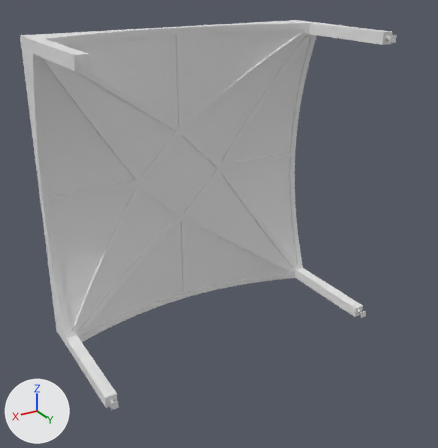
The OBJ model data/fabrication/model_0_fab.obj: old version first, new version second.
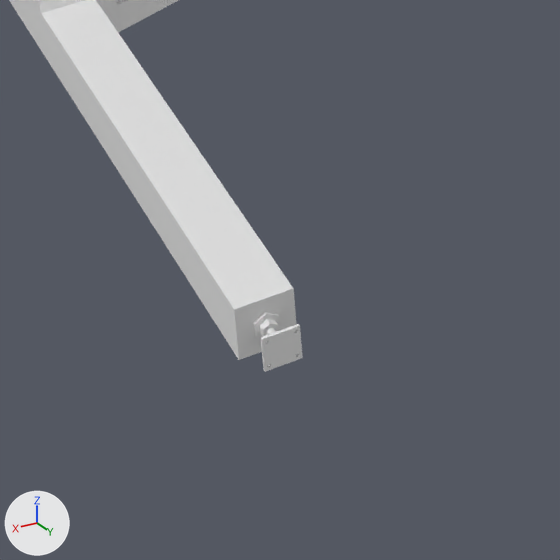
The first picture shows the older version from a camera (50 mm lens) standing at (5682.0, 8163.0, 4148.0) and looking at (128.0, -1094.0, -481.0). The close-ups show the older and then the newer version on the part from 13% to 39% of the width and 75% to 100% of the height of that picture. Only the edits that show in the close-ups are written down. Arrows for +X, +Y and +Z are at lower left; the lights stay in place. Where no turn or scale is listed for an object, it has been applied to the vertices.

Script lines for the objects in view, before the commit:
```python
me_column_1 = bpy.data.meshes.new('column_1')
me_column_1.from_pydata(...)  # 307 vertices, 626 faces; spans x 2677.0..3000.0, y -3000.0..-150.0, z -3000.0..-2677.0
# before: 0 (3000.0, -150.0, -3000.0) at pixel (238, 360), 201 (2780.0, -150.0, -3000.0), 252 (3000.0, -150.0, -2780.0) at pixel (234, 309), 303 (2780.0, -150.0, -2780.0) at pixel (293, 288)
me_outer_ribs_1_1 = bpy.data.meshes.new('outer_ribs_1_1')
me_outer_ribs_1_1.from_pydata(...)  # 173 vertices, 246 faces; spans x 0.0..2780.0, y -3000.0..-2305.0, z -3000.0..-2900.0
me_support_1 = bpy.data.meshes.new('support_1')
me_support_1.from_pydata(...)  # 104 vertices, 220 faces; spans x 2820.0..2960.0, y -150.0..0.0, z -2960.0..-2820.0
ob_column_1 = bpy.data.objects.new('column_1', me_column_1)
ob_column_1.location = (0.0, 0.0, 0.0)
ob_outer_ribs_1_1 = bpy.data.objects.new('outer_ribs_1_1', me_outer_ribs_1_1)
ob_outer_ribs_1_1.location = (0.0, 0.0, 0.0)
ob_support_1 = bpy.data.objects.new('support_1', me_support_1)
ob_support_1.location = (0.0, 0.0, 0.0)
```
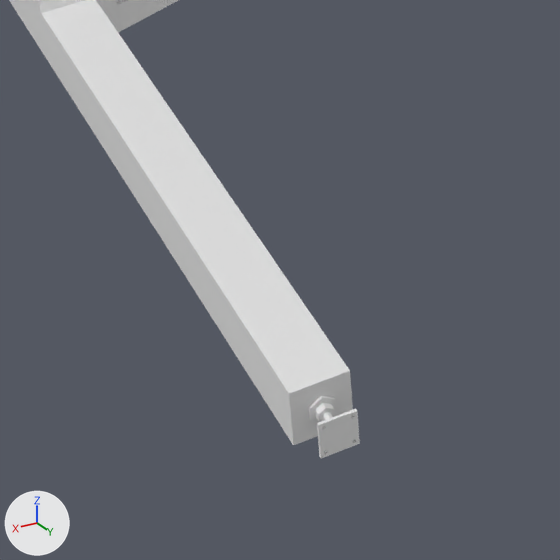
The newer file is also turned or shifted as a whole; pictures and numbers use the older file's frame.

What differs and where, as boxes [x1, y1, x2, y2] in the close-ups (560 x 560 px; the box of a moved part takes in the faces that stretch with it):
'support_1', moved: before [253, 312, 303, 372]; after [309, 396, 360, 458]
part 1 of me_column_1, moved or reshaped: before [232, 286, 296, 360]; after [232, 286, 353, 445]

The change, as a diff of the scene's bpy script:
```diff
--- a/data/fabrication/model_0_fab.obj.py
+++ b/data/fabrication/model_0_fab.obj.py
@@ me_column_1 @@
 # used by ob_column_1; location = (0.0, 0.0, 0.0)
 # verts and faces of me_column_1; kept vertices keep their numbers, new ones are numbered from 307
-me_column_1.from_pydata(...)  # 307 vertices, 626 faces; spans x 2677.0..3000.0, y -3000.0..-150.0, z -3000.0..-2677.0
+me_column_1.from_pydata(...)  # 307 vertices, 626 faces; spans x 2677.0..3000.0, y -3000.0..350.0, z -3000.0..-2677.0
+# me_column_1 part 1
+for i in [0, 201, 252, 303]: verts[i] += (0.0, 500.0, 0.0)
+# other edits to the shape of me_column_1 do not show in these pictures
@@ ob_support_1 @@
 ob_support_1 = bpy.data.objects.new('support_1', me_support_1)
-ob_support_1.location = (0.0, 0.0, 0.0)
+ob_support_1.location = (0.0, 500.0, 0.0)
```
